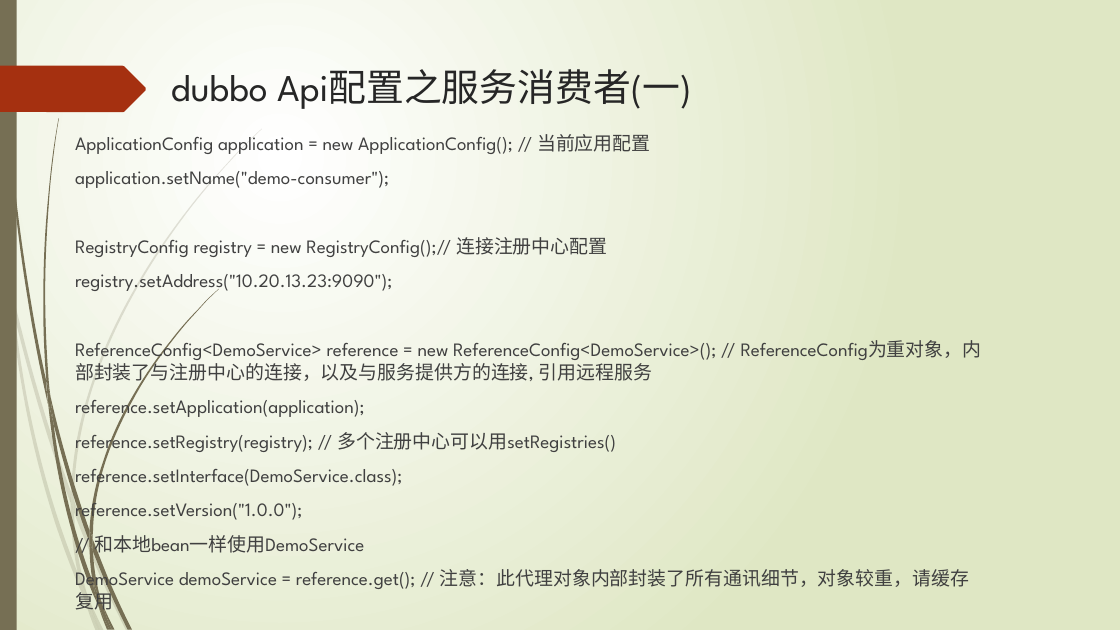
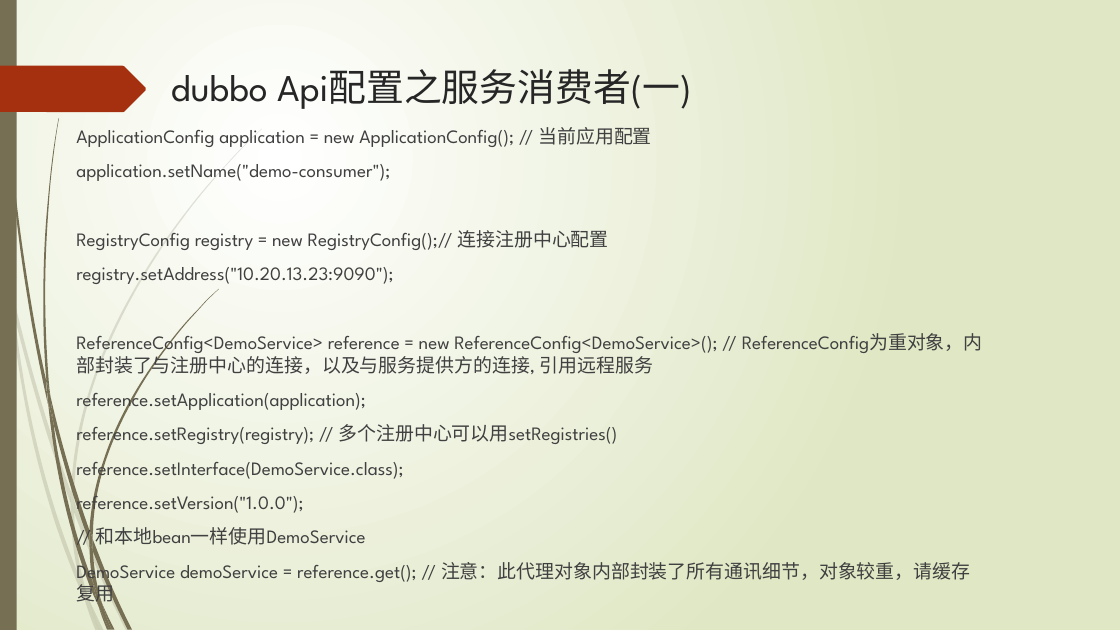
Before and after one commit to ityongman/Source_code_from-entry_to_giveup, a slide deck: slide 11 of dubbo/Dubbo 分析之API配置 v1.0 (二).pptx (slide 13 before the commit). Drawn at 1120x630 pixels with LibreOffice and Linux fonts; fonts in the diff are those of the drawing. Boxes give left, top, right and bottom in pixels: in the first picture for what was removed or moved away, otherwise in the second. Text is boxed around its words. In the diff, an @@ line names an element or a change of style, - is before the commit and + after.

Commit message:
添加dubbo服务暴露，引用对应解析ppt及图

```diff
--- a/dubbo/Dubbo 分析之API配置 v1.0 (二).pptx
+++ b/dubbo/Dubbo 分析之API配置 v1.0 (二).pptx
@@ text "ApplicationConfig application = new ApplicationConfig(); ...": place and size @@
-text "ApplicationConfig application = new ApplicationConfig(); ..." at (75, 134, 982, 613)
+text "ApplicationConfig application = new ApplicationConfig(); ..." at (76, 127, 983, 606)
```
Also in this commit, not shown: 5 other slides changed, 5 slides added, 6 other files.
